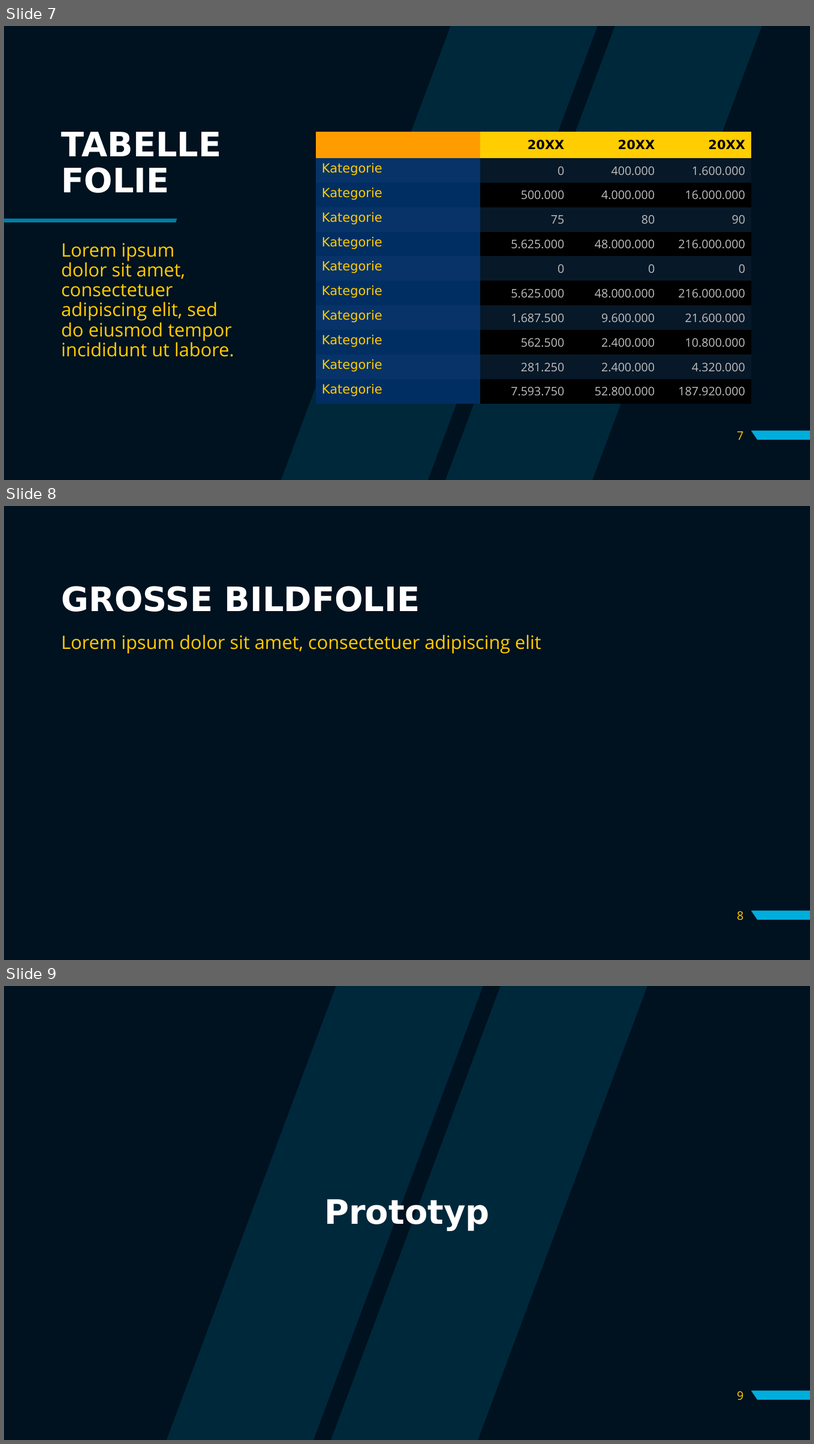
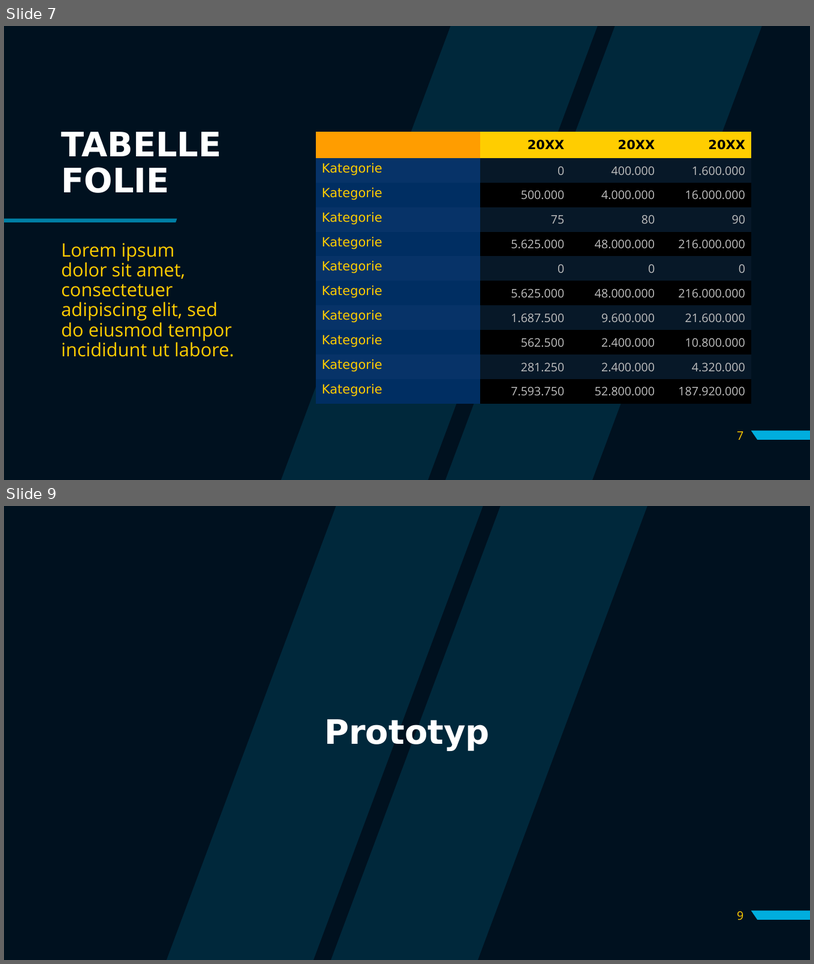
Before and after one commit to filipjosipovic/OverTime, a slide deck: SYP- Präsi.pptx. Shown one above the other, each under a label of ours: slides 7, 8 and 9 before the commit, slides 7 and 9 after it; the slides between them are not shown. The pictures are 814x1444 and 814x964 pixels, drawn with LibreOffice and Linux fonts; fonts in the diff are those of the drawing; background and template pictures are left out. Boxes give left, top, right and bottom in pixels: in the first picture for what was removed or moved away, otherwise in the second. Text is boxed around its words. In the diff, an @@ line names an element or a change of style, - is before the commit and + after.

```diff
--- a/SYP- Präsi.pptx
+++ b/SYP- Präsi.pptx
@@ slide 8 removed at bbox=[4, 506, 810, 960], background picture (left out); not listed: 1 template element that a slide beside it also shows @@
@@ title removed at bbox=[61, 586, 420, 612] @@
-GROSSE BILDFOLIE
@@ text removed at bbox=[61, 634, 542, 654] @@
-Lorem ipsum dolor sit amet, consectetuer adipiscing elit
@@ page number removed at bbox=[737, 910, 744, 920] @@
-8
```
Also in this commit, not shown: 4 slides changed, 1 slide added, 1 other slide removed, 12 other files.
